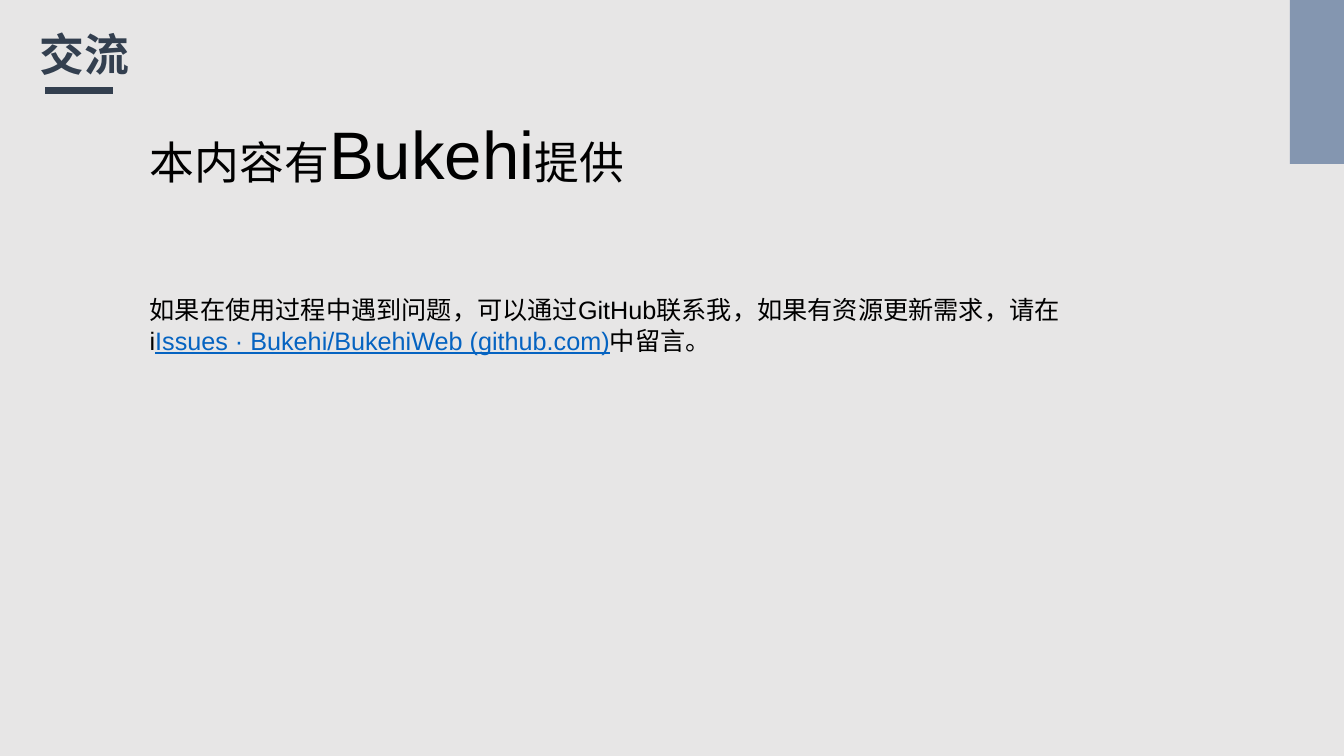
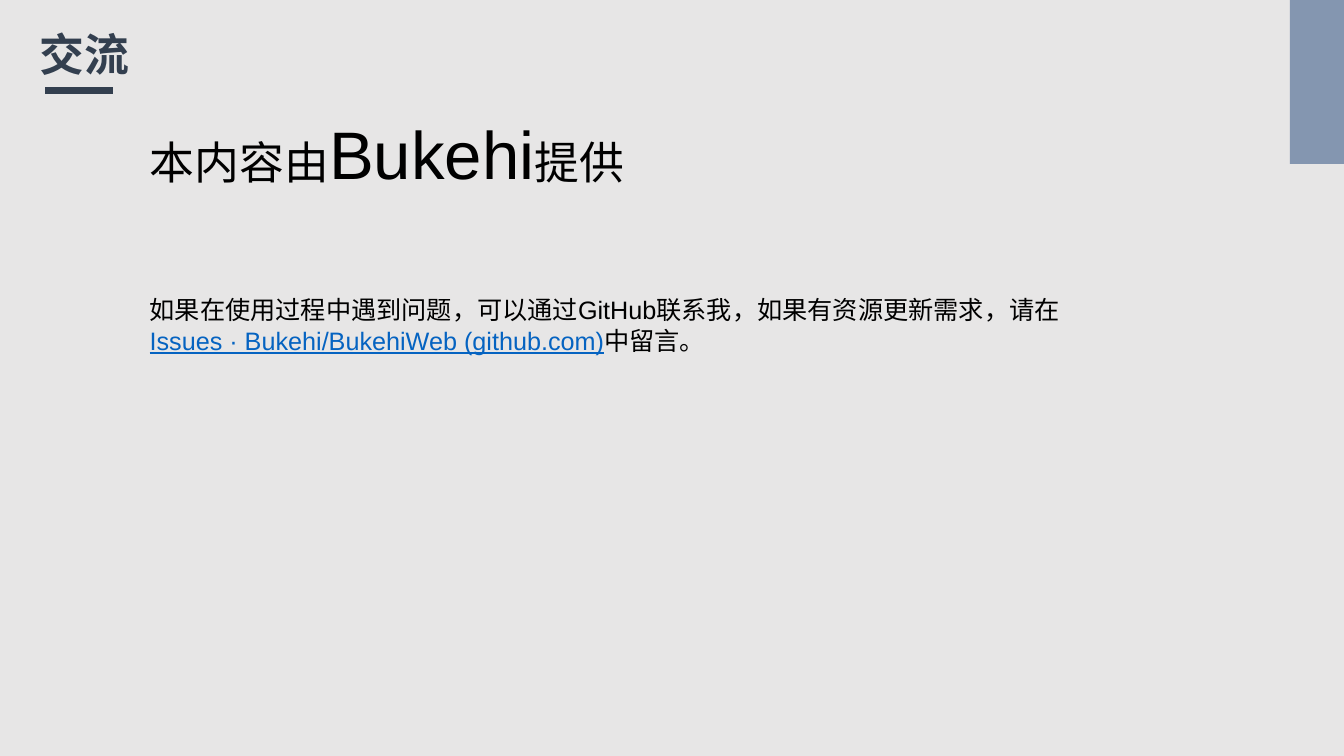
Before and after one commit to Bukehi/BukehiWeb, a slide deck: slide 3 of livefile/livepowerpoint.pptx. Drawn at 1344x756 pixels with LibreOffice and Linux fonts; fonts in the diff are those of the drawing. Boxes give left, top, right and bottom in pixels: in the first picture for what was removed or moved away, otherwise in the second. Text is boxed around its words. In the diff, an @@ line names an element or a change of style, - is before the commit and + after.

```diff
--- a/livefile/livepowerpoint.pptx
+++ b/livefile/livepowerpoint.pptx
@@ text at (150, 141, 329, 183): text changed @@
-本内容有Bukehi提供
+本内容由Bukehi提供
@@ text at (150, 329, 705, 355): text changed @@
-iIssues · Bukehi/BukehiWeb (github.com)中留言。
+Issues · Bukehi/BukehiWeb (github.com)中留言。
```
Also in this commit, not shown: 1 other slide changed.
